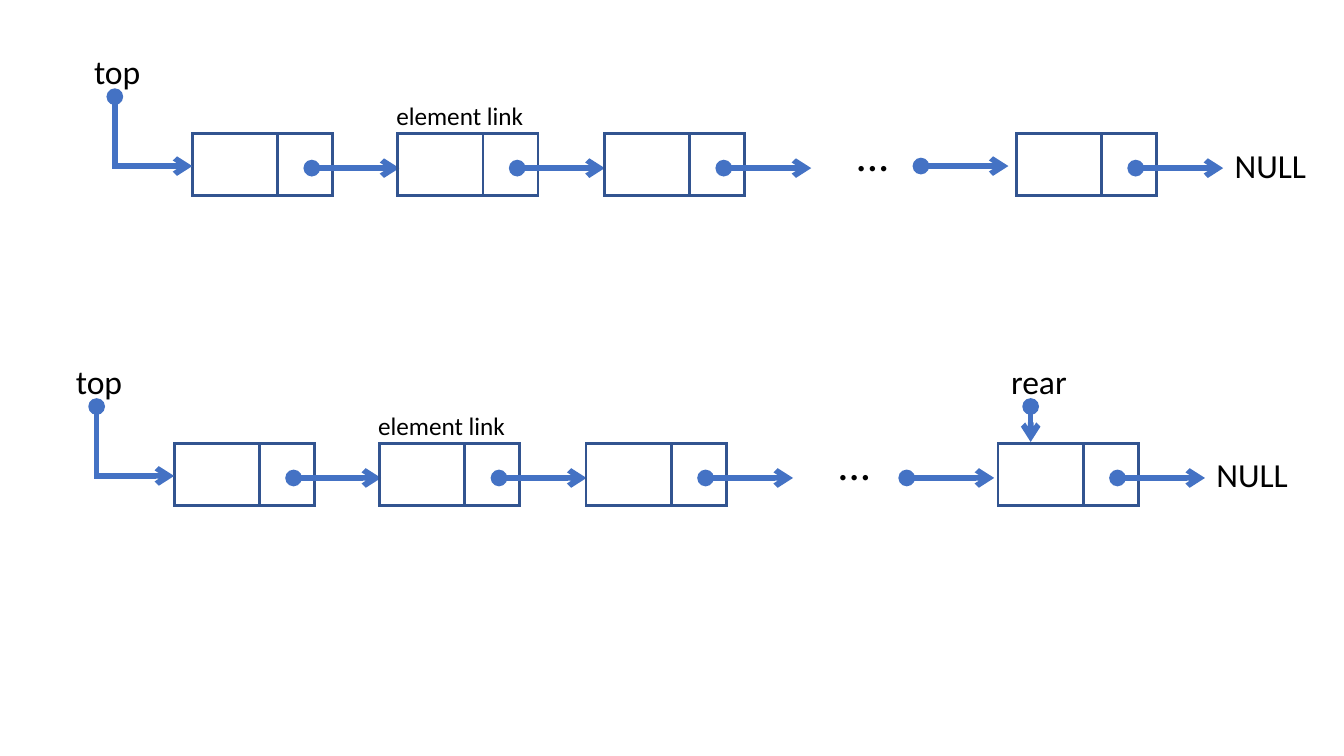
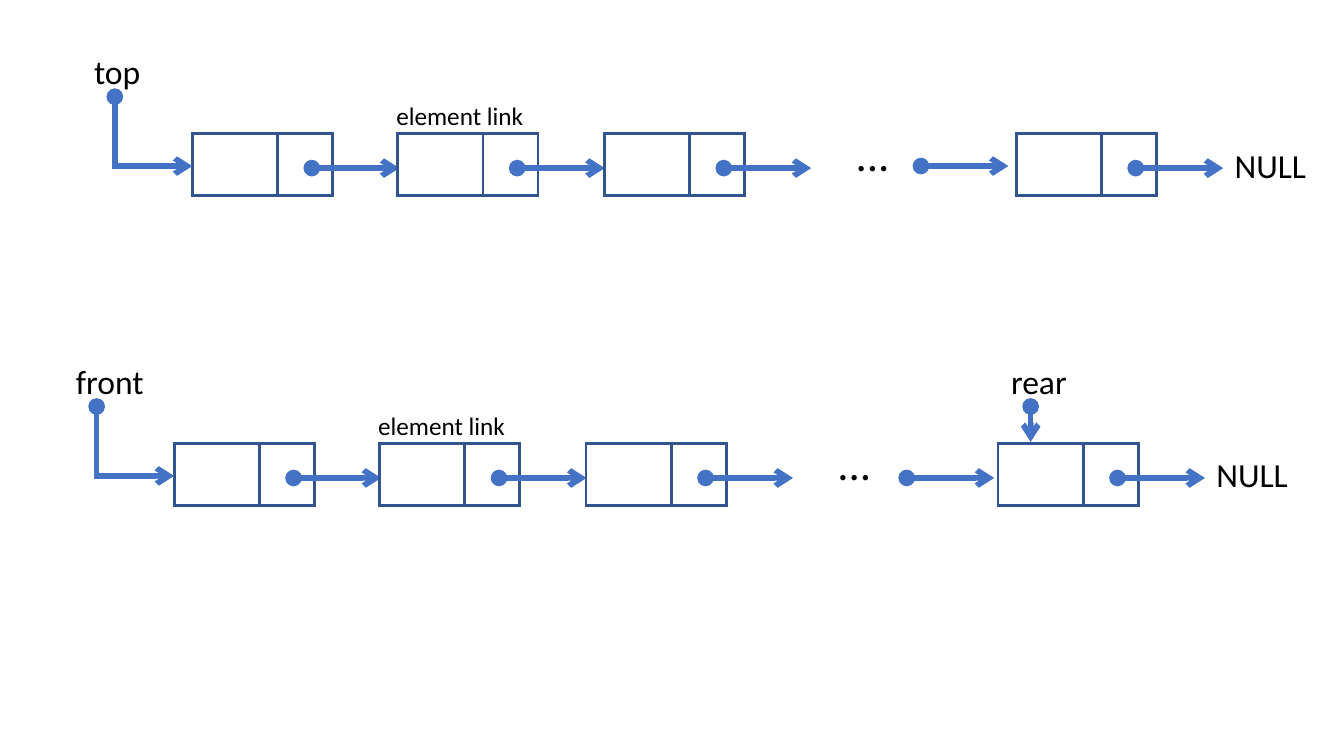
Before and after one commit to resourceful/lecture_dsa2017-1, a slide deck: slide 6 of DSA06-List/figures/figures.pptx. Drawn at 1344x756 pixels with LibreOffice and Linux fonts; fonts in the diff are those of the drawing. Boxes give left, top, right and bottom in pixels: in the first picture for what was removed or moved away, otherwise in the second. Text is boxed around its words. In the diff, an @@ line names an element or a change of style, - is before the commit and + after.

```diff
--- a/DSA06-List/figures/figures.pptx
+++ b/DSA06-List/figures/figures.pptx
@@ text at [76,371,144,402]: text changed @@
-top
+front
```
Also in this commit, not shown: 2 other slides changed, 7 other files.
